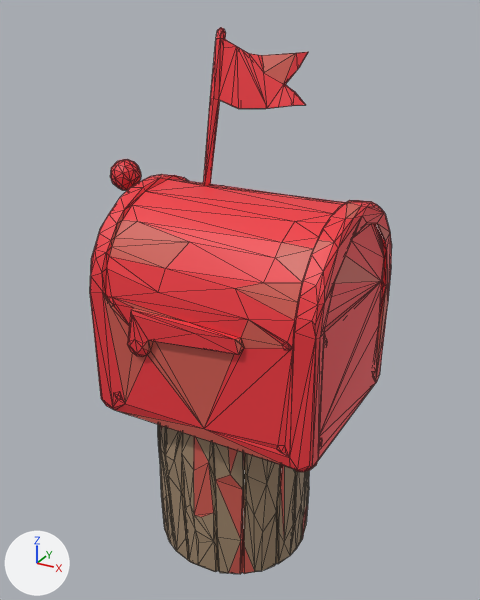
What one commit did to the glTF model world-refresh/models/converted/vc/mailbox.glb.
Camera for both pictures: a 50 mm camera at (0.977, -1.7, 1.752) aimed at (0.012, 0.054, 0.875). The lights are fixed; the arrows at lower left show +X, +Y and +Z. The older version comes first. Mesh edges are drawn as thin lines. Vertices at exactly the same position are counted once.

Names of what the first picture shows: 'geometry_0'.
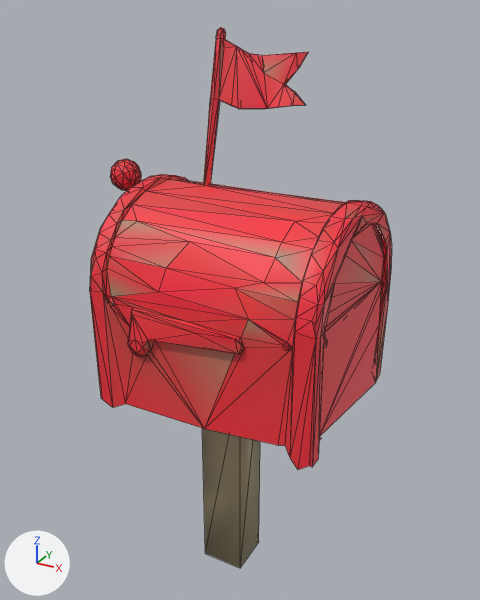
The newer file is also rescaled (x0.693), turned or shifted as a whole; pictures and numbers use the older file's frame.

Boxes [x1, y1, x2, y2] around the edits, measured in the pictures (480 x 600 px):
```json
{"object": "geometry_0", "change": "reshaped", "before": [90, 28, 392, 574], "after": [90, 28, 392, 568]}
{"part": 1, "of": "me_geometry_0", "change": "added", "after": [202, 428, 260, 568]}
{"part": 2, "of": "me_geometry_0", "change": "deleted", "before": [102, 370, 379, 574]}
{"part": 3, "of": "me_geometry_0", "change": "recoloured", "before": [91, 38, 391, 470], "after": [91, 38, 391, 470]}
```

Scene script edits in JSON lines:
```json
{"block": "me_geometry_0", "where": "# used by ob_geometry_0; location = (0.0, 0.0, 0.0)"}
{"op": "remove", "block": "me_geometry_0", "code": "me_geometry_0.from_pydata(...)  # 949 vertices, 1888 faces; spans x -0.43..0.43, y -0.33..0.33, z 0.0..1.7"}
{"op": "add", "block": "me_geometry_0", "code": "me_geometry_0.from_pydata(...)  # 481 vertices, 916 faces; spans x -0.43..0.43, y -0.33..0.33, z -0.14..1.7"}
{"block": "me_geometry_0", "change": "me_geometry_0 part 1: a new loose piece, a box spanning x -0.07..0.08, y -0.08..0.07, z -0.14..0.65, in mat_defaultmaterial"}
{"block": "me_geometry_0", "change": "me_geometry_0 part 2: 476 vertices removed from x -0.31..0.43, y -0.31..0.32, z 0.0..0.65"}
{"block": "me_geometry_0", "change": "me_geometry_0 part 3: 830 kept faces spanning x -0.43..0.43, y -0.33..0.33, z 0.57..1.7 get new vertex colours; the middle colour goes from red #ef3840 to red #ec3a41"}
```
